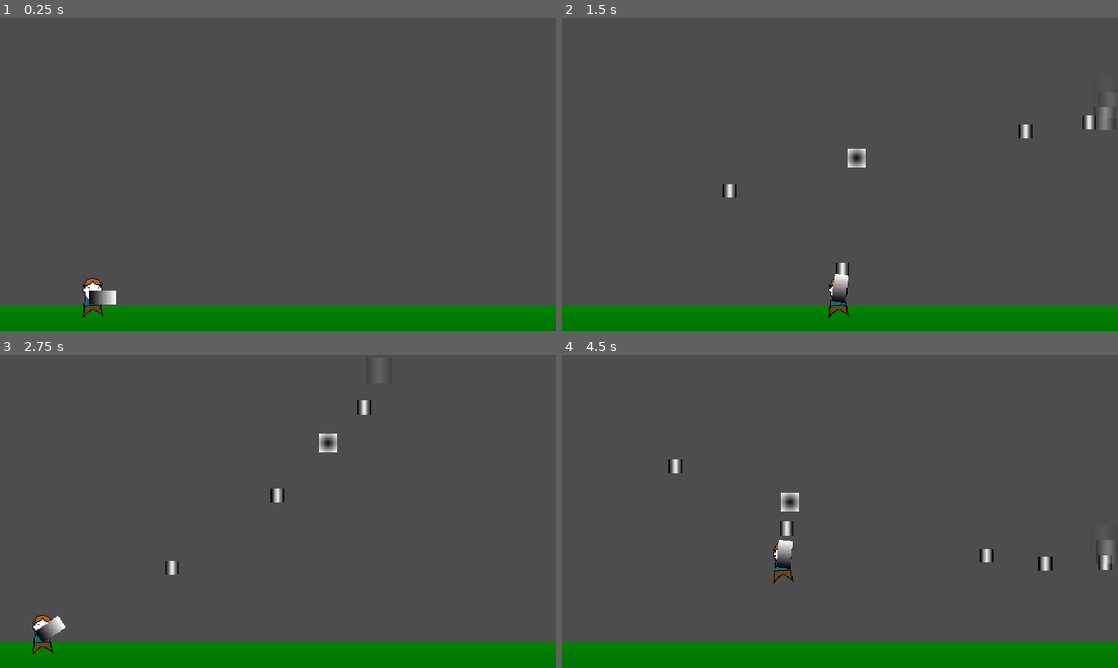
Above: before the commit, frames 1-4 (two rows, left to right).
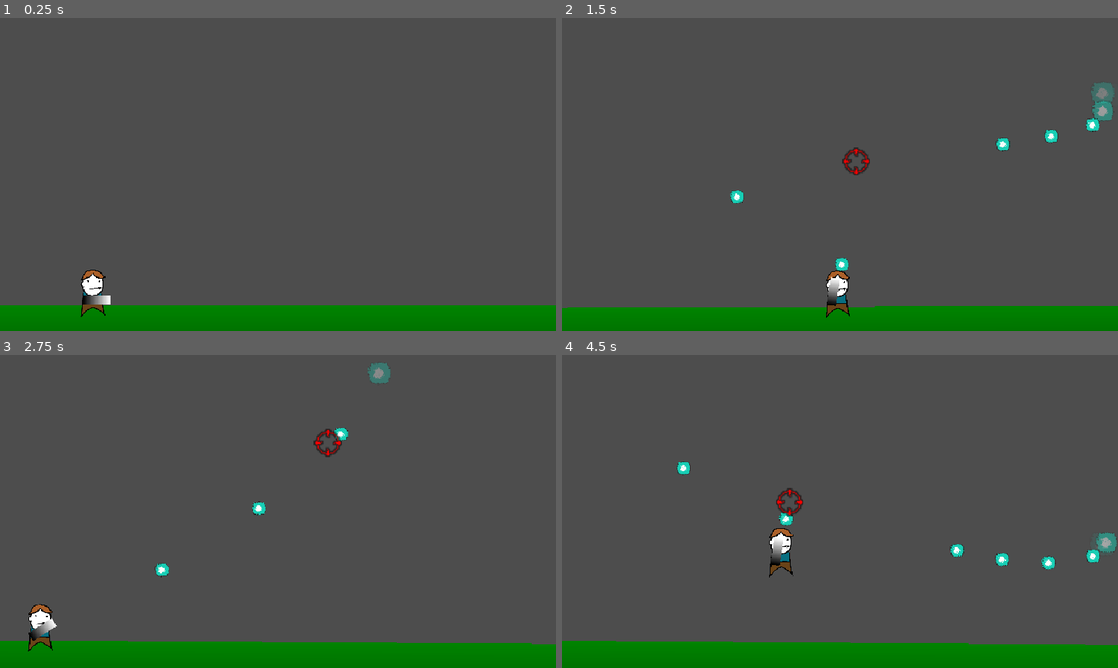
Above: after the commit, the same moments.

Repository: dranik544/explanation-overdue
Game: Godot game, scene res://scenes/main.tscn
Same seed, same stepped clock (60 frames per second), same inputs: the game is played once before the commit and once after it.
Inputs (mouse positions are in pixels of both pictures, inside the frame that each line leads up to):
- Up to frame 1 (0.25 s): no input
- Up to frame 2 (1.5 s): tap Enter at 0.5 s; move the mouse to (962, 158) at 0.52 s; press the mouse at (962, 158) at 0.53 s; hold D (RIGHT) 0.53-1.25 s; tap W (JUMP) at 0.77 s; release the mouse at (962, 158) at 1.25 s; drag from (728, 190) to (1112, 93) at 1.27 s
- Up to frame 3 (2.75 s): move the mouse to (333, 442) at 2.02 s; press the mouse at (333, 442) at 2.03 s; hold A (LEFT) from 2.03 s (still down)
- Up to frame 4 (4.5 s): release A (LEFT) at 2.75 s; release the mouse at (895, 442) at 2.75 s; drag from (812, 574) to (940, 370) at 2.77 s; move the mouse to (1006, 558) at 3.52 s; press the mouse at (1006, 558) at 3.53 s; hold D (RIGHT) 3.53-4.25 s; tap W (JUMP) at 3.77 s; release the mouse at (1006, 558) at 4.25 s; drag from (673, 464) to (1023, 555) at 4.27 s

The runs differ from the first frame. In frame 1, 0.5% of the frame differs, in the area x 14-21%, y 80-96%; in frame 2, 2.3%, in the area x 0-100%, y 20-96%; in frame 3, 1.8%; in frame 4, 2.2%.

Commit message:
тряска экрана + пару новых спрайтов

Diff:
--- a/inputManager.gd
+++ b/inputManager.gd
@@ -12,15 +12,15 @@
 	# касание или свайп экрана = тачскрин
 	if event is InputEventScreenTouch or event is InputEventScreenDrag:
 		currentMode = InputMode.TOUCH
-		print("touch mode")
+		#print("touch mode")
 	# мышь или клавиатура = клавамышь
 	elif event is InputEventMouseButton or event is InputEventMouseMotion or event is InputEventKey:
 		currentMode = InputMode.KEYBOARD_MOUSE
-		print("keyboard/mouse mode")
+		#print("keyboard/mouse mode")
 	# кнопки геймпада = консольное
 	elif event is InputEventJoypadButton or event is InputEventJoypadMotion:
 		currentMode = InputMode.GAMEPAD
-		print("gamepad mode")
+		#print("gamepad mode")
 
 func getMode() -> InputMode:
 	return currentMode
--- /dev/null
+++ b/scenes/camera_2d.gd
@@ -0,0 +1,28 @@
+extends Camera2D
+
+var shakeIntensity := 0.0   # сила тряски
+var shakeTime := 0.0        # время тряски
+
+
+func _ready() -> void:
+	add_to_group("camera")
+
+# эта функция при вызове начинает тряску
+func applyShake(intensity: float, duration: float):
+	shakeTime = duration
+	shakeIntensity = intensity
+
+func _process(delta: float) -> void:
+# если время тряски не истекло
+	if shakeTime > 0:
+		# убавляем время и трясём экран
+		shakeTime -= delta
+		offset = Vector2(
+			randf_range(-shakeIntensity, shakeIntensity),
+			randf_range(-shakeIntensity, shakeIntensity)
+		)
+		rotation = randf_range(-shakeIntensity, shakeIntensity) * 0.01
+		# если время закончилось, то возвращаем оффсет
+		if shakeTime <= 0:
+			offset = Vector2.ZERO
+			rotation = 0.0
--- a/scenes/main.tscn
+++ b/scenes/main.tscn
@@ -6,6 +6,7 @@
 [ext_resource type="PackedScene" uid="uid://b1bx0qxb3npc3" path="res://scenes/projectiles/blaster_projectile_1.tscn" id="3_sugp2"]
 [ext_resource type="Script" uid="uid://dqyye751aqmdb" path="res://scenes/blocks_group_1.gd" id="4_tbgi4"]
 [ext_resource type="PackedScene" uid="uid://cvyfkpds5lg44" path="res://scenes/blocks/block_1.tscn" id="5_tefeu"]
+[ext_resource type="Script" uid="uid://dki2kd1fhhfo" path="res://scenes/camera_2d.gd" id="7_o6xl0"]
 
 [sub_resource type="Gradient" id="Gradient_sugp2"]
 colors = PackedColorArray(2.09369e-06, 0.516062, 9.62615e-08, 1, 1.67254e-06, 0.395666, 4.81308e-08, 1)
@@ -54,6 +55,7 @@
 position = Vector2(-999, -999)
 script = ExtResource("2_0wfyh")
 projectileScene = ExtResource("3_sugp2")
+poolSize = 10
 
 [node name="BlockPool" type="Node2D" parent="."]
 position = Vector2(0, -7)
@@ -126,4 +128,6 @@
 pool = NodePath("../ProjectilePool")
 
 [node name="Camera2D" type="Camera2D" parent="."]
+ignore_rotation = false
 zoom = Vector2(2, 2)
+script = ExtResource("7_o6xl0")
--- a/scenes/player/player.gd
+++ b/scenes/player/player.gd
@@ -24,6 +24,7 @@
 @export var enableMaxDistanceAim: bool = true     # включить ограничения прицела по растоянию
 @export var maxDistanceAim: float = 75.0          # ограничения прицела по растоянию
 @export var pool: Node2D                          # внешний пул проджектайлов
+@export var camera: Camera2D                      # камера
 
 
 func _ready() -> void:
@@ -180,6 +181,9 @@
 	velocity -= direction * projectile.recoilForce
 	projectileTimer.start()
 
+	if camera == null: camera = get_tree().get_first_node_in_group("camera")
+	if camera and camera.has_method("applyShake"): camera.applyShake(projectile.recoilForce * 0.01, 0.05)
+
 func aimBackAnimationTween():
 	aimSprite.modulate.a = 1.0
 
--- a/scenes/player/player.tscn
+++ b/scenes/player/player.tscn
@@ -1,10 +1,13 @@
-[gd_scene load_steps=10 format=3 uid="uid://bvct2dejiu24o"]
+[gd_scene load_steps=9 format=3 uid="uid://bvct2dejiu24o"]
 
 [ext_resource type="Script" uid="uid://dw5rraibqs06t" path="res://scenes/player/player.gd" id="1_8afob"]
 [ext_resource type="Texture2D" uid="uid://depid3vanlm27" path="res://sprites/player/playerIdle2.png" id="2_gmlin"]
 [ext_resource type="Texture2D" uid="uid://6l11qovp2lyv" path="res://sprites/player/playerIdle1.png" id="3_lvxji"]
+[ext_resource type="Texture2D" uid="uid://c2ixsnr8hgs0" path="res://sprites/player/aimSprite2.png" id="4_lvxji"]
 
 [sub_resource type="CapsuleShape2D" id="CapsuleShape2D_x7p2l"]
+radius = 8.0
+height = 38.0
 
 [sub_resource type="SpriteFrames" id="SpriteFrames_p47bc"]
 animations = [{
@@ -25,16 +28,7 @@
 [sub_resource type="GradientTexture2D" id="GradientTexture2D_lvxji"]
 gradient = SubResource("Gradient_gmlin")
 width = 24
-height = 12
-
-[sub_resource type="Gradient" id="Gradient_dovo2"]
-
-[sub_resource type="GradientTexture2D" id="GradientTexture2D_gmlin"]
-gradient = SubResource("Gradient_dovo2")
-width = 16
-height = 16
-fill = 1
-fill_from = Vector2(0.5, 0.5)
+height = 8
 
 [node name="player" type="CharacterBody2D"]
 collision_layer = 2
@@ -45,17 +39,18 @@
 shape = SubResource("CapsuleShape2D_x7p2l")
 
 [node name="Sprite2D" type="AnimatedSprite2D" parent="."]
-scale = Vector2(0.1, 0.1)
+scale = Vector2(0.12, 0.12)
 sprite_frames = SubResource("SpriteFrames_p47bc")
 animation = &"idle"
 autoplay = "idle"
 
 [node name="weapon" type="Sprite2D" parent="."]
+position = Vector2(-5, 6)
 texture = SubResource("GradientTexture2D_lvxji")
 offset = Vector2(8, 0)
 
 [node name="aimSprite" type="Sprite2D" parent="."]
-texture = SubResource("GradientTexture2D_gmlin")
+texture = ExtResource("4_lvxji")
 
 [node name="projectileTimer" type="Timer" parent="."]
 wait_time = 0.1
--- a/scenes/projectile_pool.gd
+++ b/scenes/projectile_pool.gd
@@ -33,6 +33,7 @@
 
 	pool.append(newProjectile)
 
+	print("new created")
 	return newProjectile
 
 # возвращение проджектайла обратно в пул
--- a/scenes/projectiles/blaster_projectile_1.gd
+++ b/scenes/projectiles/blaster_projectile_1.gd
@@ -7,10 +7,14 @@
 @export var pool: Node2D                        # объект пула, где находятся заготовки проджектайлов
 @export var recoilForce: float = 95.0           # сила отдачи игрока от проджектайла, в случае касания с объектом
 @export var damage: int = 1                     # урон по блокам и противникам
+@export var camera: Camera2D                    # камера
+
+var baseScaleSprite: Vector2 = Vector2.ZERO
 
 
 func _ready() -> void:
 	body_entered.connect(_on_body_entered)
+	baseScaleSprite = sprite2d.scale
 
 func _physics_process(delta):
 	# движение проджектайла по направлению, с учётом скорости и фпс
@@ -37,12 +41,16 @@
 
 	if body.has_method("destroy"): body.destroy(damage)
 
+	# тряска экрана при уничтожении
+	if camera == null: camera = get_tree().get_first_node_in_group("camera")
+	if camera and camera.has_method("applyShake"): camera.applyShake(recoilForce * 0.01, 0.2)
+
 	# анимация уничтожения
 	var tween: Tween = create_tween()
 	tween.set_ease(Tween.EASE_OUT)
 	tween.set_trans(Tween.TRANS_CIRC)
 	tween.set_parallel(true)
-	tween.tween_property(sprite2d, "scale", Vector2(2.0, 2.0), 0.2)
+	tween.tween_property(sprite2d, "scale", baseScaleSprite * 2, 0.2)
 	tween.tween_property(sprite2d, "modulate:a", 0.0, 0.2)
 	await tween.finished
 
@@ -51,4 +59,4 @@
 
 	# возвращение обычных характеристик внешнего вида
 	sprite2d.modulate.a = 1.0
-	sprite2d.scale = Vector2(1.0, 1.0)
+	sprite2d.scale = baseScaleSprite
--- a/scenes/projectiles/blaster_projectile_1.tscn
+++ b/scenes/projectiles/blaster_projectile_1.tscn
@@ -1,27 +1,20 @@
-[gd_scene load_steps=5 format=3 uid="uid://b1bx0qxb3npc3"]
+[gd_scene load_steps=4 format=3 uid="uid://b1bx0qxb3npc3"]
 
 [ext_resource type="Script" uid="uid://bpl2ynbmp8203" path="res://scenes/projectiles/blaster_projectile_1.gd" id="1_xbdbr"]
+[ext_resource type="Texture2D" uid="uid://g6ta4rstib4g" path="res://sprites/projectileSprite1.png" id="2_uda1c"]
 
 [sub_resource type="CircleShape2D" id="CircleShape2D_1qius"]
 radius = 6.0
-
-[sub_resource type="Gradient" id="Gradient_1qius"]
-offsets = PackedFloat32Array(0, 0.508547, 1)
-colors = PackedColorArray(0, 0, 0, 1, 1, 1, 1, 1, 0, 0, 0, 1)
-
-[sub_resource type="GradientTexture2D" id="GradientTexture2D_xbdbr"]
-gradient = SubResource("Gradient_1qius")
-width = 12
-height = 12
 
 [node name="blaster projectile1" type="Area2D"]
 collision_layer = 8
 collision_mask = 5
 script = ExtResource("1_xbdbr")
-speed = 700.0
+speed = 600.0
 
 [node name="CollisionShape2D" type="CollisionShape2D" parent="."]
 shape = SubResource("CircleShape2D_1qius")
 
 [node name="Sprite2D" type="Sprite2D" parent="."]
-texture = SubResource("GradientTexture2D_xbdbr")
+scale = Vector2(0.2, 0.2)
+texture = ExtResource("2_uda1c")
Not shown, added: scenes/camera_2d.gd.uid
Not shown: 1 places in scenes/main.tscn that only renumber resources
Binary file added: sprites/edges1.png
Not shown, added: sprites/edges1.png.import
Binary file added: sprites/player/aimSprite1.png
Not shown, added: sprites/player/aimSprite1.png.import
Binary file added: sprites/player/aimSprite2.png
Not shown, added: sprites/player/aimSprite2.png.import
Binary file added: sprites/projectileSprite1.png
Not shown, added: sprites/projectileSprite1.png.import
